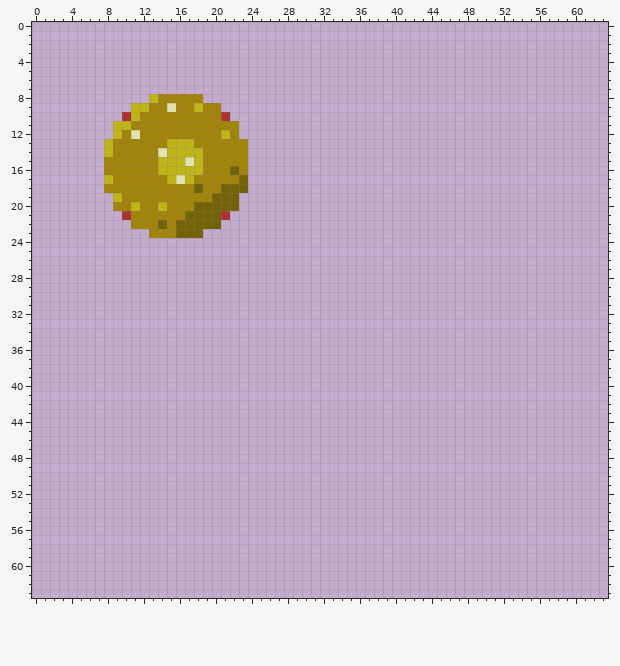
A pixel-art sprite gets an edit: Assets/Sprites/BadGuys.png. The picture above was drawn from the file before the commit.
The file is 64x64 pixels.
The same view after the edit:
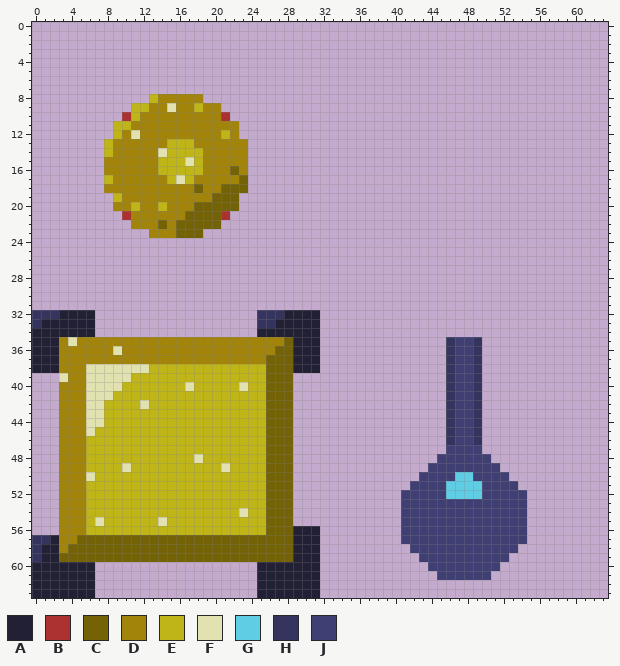
Palette (. is transparent): A #222034  B #ac3232  C #746207  D #a2840a  E #bfb518  F #e2e2b0  G #5fcde4  H #35345e  J #3f3f74
Diff:
The edit adds colour A in row 32 at x 3 to 6 and 28 to 31; in row 33 at x 1 to 6 and 27 to 31; in row 34 at x 0 to 6 and 25 to 31; in rows 35 to 38 at x 0 to 2 and 29 to 31; in row 56 at x 29 to 31; in row 57 at x 2 and 29 to 31.
The edit adds colour A in rows 58 to 59 at x 1 to 2 and 29 to 31; in rows 60 to 63 at x 0 to 6 and 25 to 31.
The edit adds colour C in row 35 at x 28; in row 36 at x 27 to 28; in rows 37 to 56 at x 26 to 28; in row 57 at x 5 to 28; in row 58 at x 4 to 28; in row 59 at x 3 to 28.
The edit adds colour D in row 35 at x 3 and 5 to 27; in row 36 at x 3 to 8 and 10 to 26; in row 37 at x 3 to 25; in row 38 at x 3 to 5; in row 39 at x 4 to 5; in rows 40 to 56 at x 3 to 5.
The edit adds colour D in row 57 at x 3 to 4; in row 58 at x 3.
The edit adds colour E in row 38 at x 13 to 25; in row 39 at x 11 to 25; in row 40 at x 10 to 16, 18 to 22 and 24 to 25; in row 41 at x 9 to 25; in row 42 at x 8 to 11 and 13 to 25; in rows 43 to 44 at x 8 to 25.
The edit adds colour E in row 45 at x 7 to 25; in rows 46 to 47 at x 6 to 25; in row 48 at x 6 to 17 and 19 to 25; in row 49 at x 6 to 9, 11 to 20 and 22 to 25; in row 50 at x 7 to 25; in rows 51 to 53 at x 6 to 25.
The edit adds colour E in row 54 at x 6 to 22 and 24 to 25; in row 55 at x 6, 8 to 13 and 15 to 25; in row 56 at x 6 to 25.
The edit adds colour F in row 35 at x 4; in row 36 at x 9; in row 38 at x 6 to 12; in row 39 at x 3 and 6 to 10; in row 40 at x 6 to 9, 17 and 23; in row 41 at x 6 to 8.
The edit adds colour F in row 42 at x 6 to 7 and 12; in rows 43 to 44 at x 6 to 7; in row 45 at x 6; in row 48 at x 18; in row 49 at x 10 and 21; in row 50 at x 6.
The edit adds colour F in row 54 at x 23; in row 55 at x 7 and 14.
The edit adds colour G in row 50 at x 47 to 48; in rows 51 to 52 at x 46 to 49.
The edit adds colour H in row 32 at x 0 to 2 and 25 to 27; in row 33 at x 0 and 25 to 26; in rows 35 to 46 at x 46 and 49; in row 57 at x 0 to 1; in rows 58 to 59 at x 0.
The edit adds colour J in rows 35 to 46 at x 47 to 48; in row 47 at x 46 to 49; in row 48 at x 45 to 50; in row 49 at x 44 to 51; in row 50 at x 43 to 46 and 49 to 52; in row 51 at x 42 to 45 and 50 to 53.
The edit adds colour J in row 52 at x 41 to 45 and 50 to 54; in rows 53 to 57 at x 41 to 54; in row 58 at x 42 to 53; in row 59 at x 43 to 52; in row 60 at x 44 to 51; in row 61 at x 45 to 50.
Where, in picture pixels (left, top, right, bottom), the same in both pictures:
added: (32, 310, 320, 598)
added: (401, 337, 527, 580)
